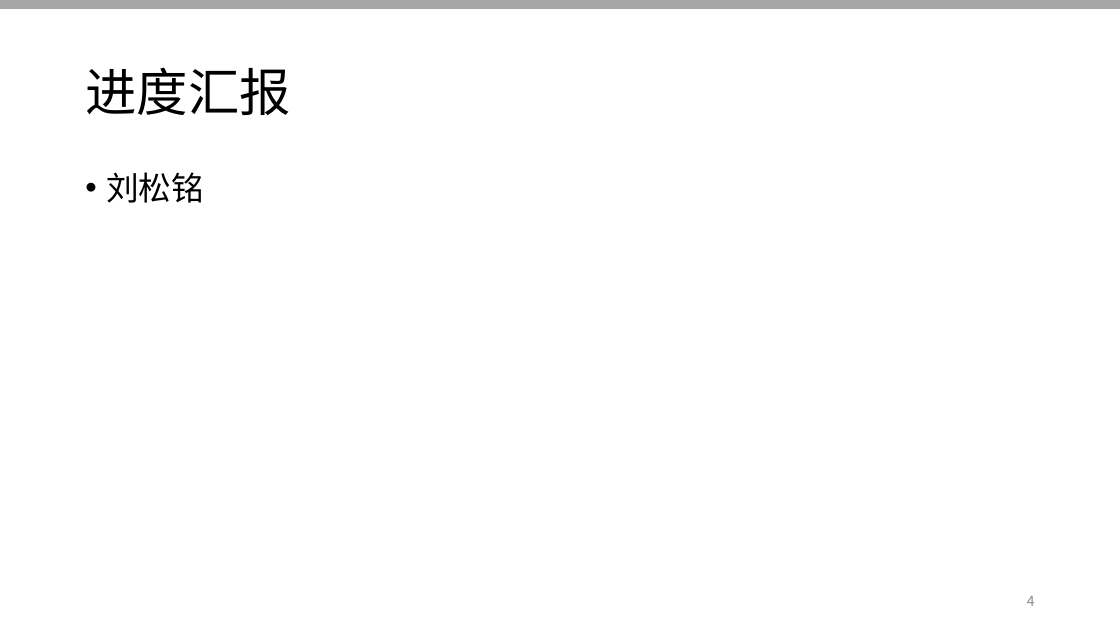
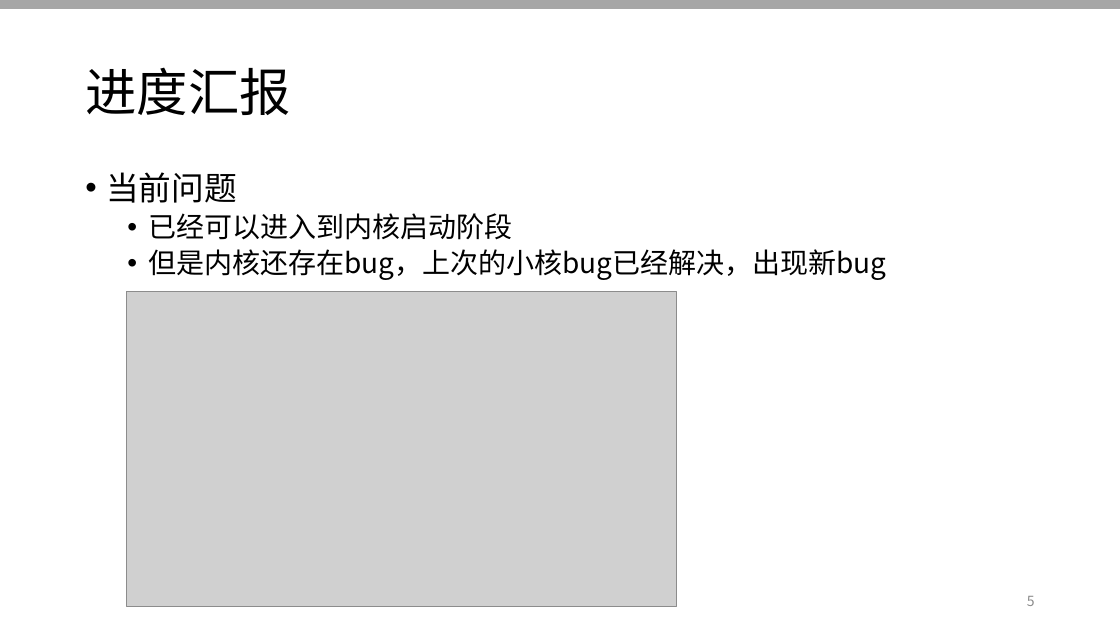
Before and after one commit to OSLab-zCore/OSLab-Docs, a slide deck: slide 5 of 进度汇报PPT汇总/week12.pptx (slide 4 before the commit). Drawn at 1120x630 pixels with LibreOffice and Linux fonts; fonts in the diff are those of the drawing; grey boxes stand for pictures. Boxes give left, top, right and bottom in pixels: in the first picture for what was removed or moved away, otherwise in the second. Text is boxed around its words. In the diff, an @@ line names an element or a change of style, - is before the commit and + after.

```diff
--- a/进度汇报PPT汇总/week12.pptx
+++ b/进度汇报PPT汇总/week12.pptx
@@ text at (106,172,886,280): text changed; size 28 to 24 pt @@
-• 刘松铭
+• 当前问题
+  • 已经可以进入到内核启动阶段
+  • 但是内核还存在bug，上次的小核bug已经解决，出现新bug
@@ picture added at (127,292,676,607) @@
@@ page number at (1027,596,1035,606): text changed @@
-4
+5
```
Also in this commit, not shown: 1 slide added, 1 other file.
